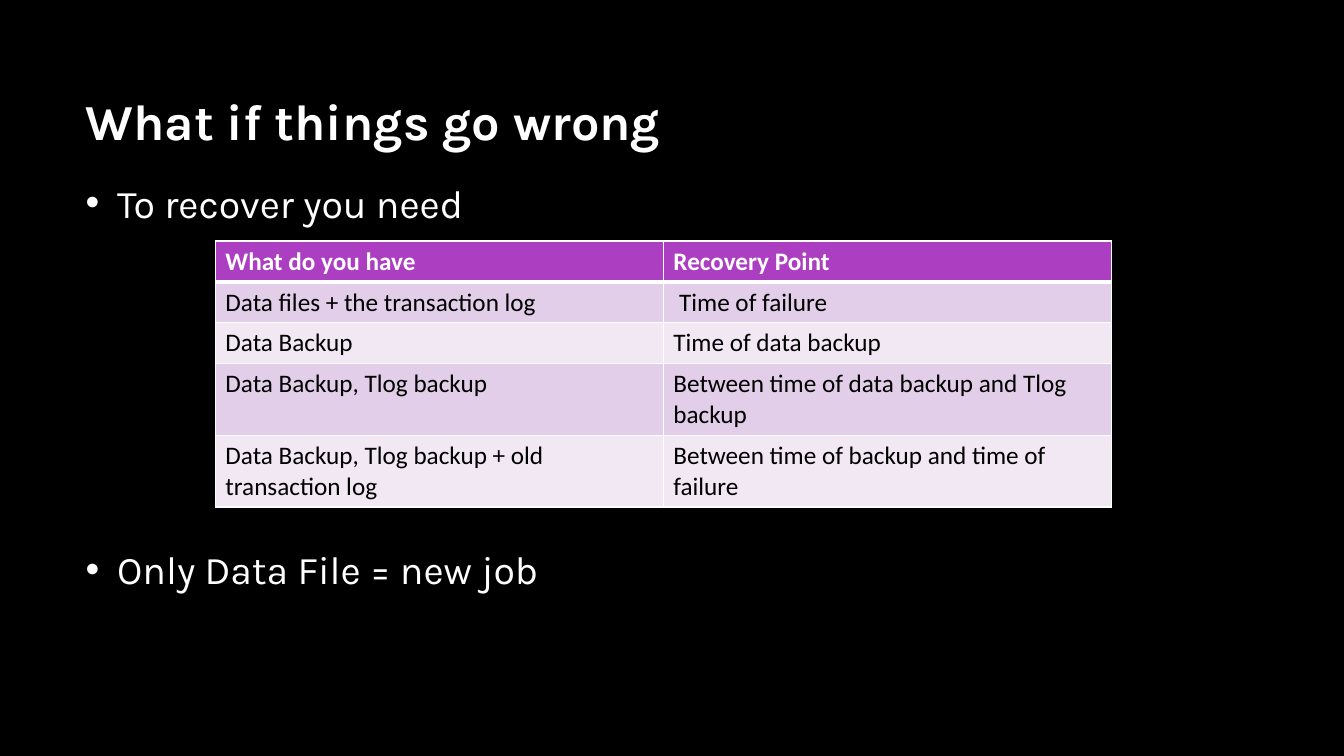
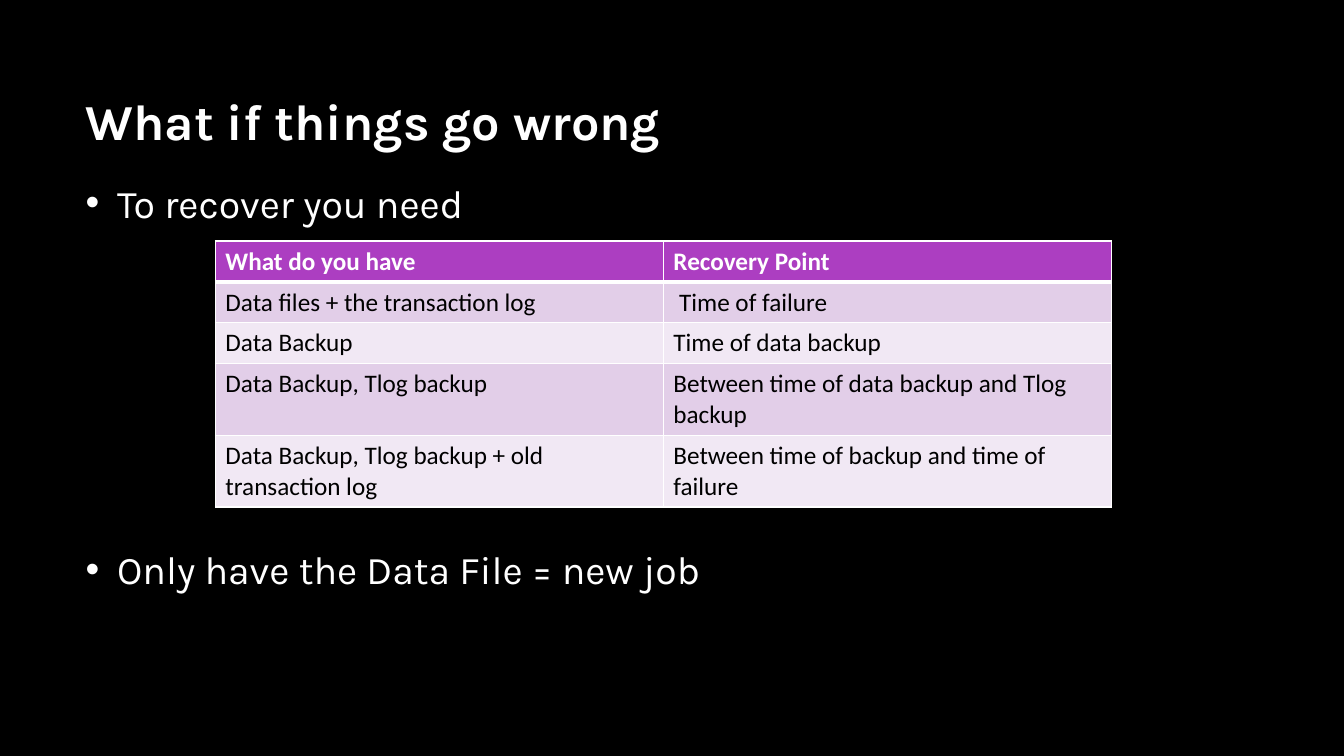
Before and after one commit to sabinio/SQLTraining, a slide deck: slide 24 of Slides/1. Logging.pptx (slide 22 before the commit). Drawn at 1344x756 pixels with LibreOffice and Linux fonts; fonts in the diff are those of the drawing; background and template pictures are left out. Boxes give left, top, right and bottom in pixels: in the first picture for what was removed or moved away, otherwise in the second. Text is boxed around its words. In the diff, an @@ line names an element or a change of style, - is before the commit and + after.

```diff
--- a/Slides/1. Logging.pptx
+++ b/Slides/1. Logging.pptx
@@ text at (117, 557, 700, 594): text changed @@
-• Only Data File = new job
+• Only have the Data File = new job
```
Also in this commit, not shown: 4 other slides changed, 6 slides added, 1 other file.
